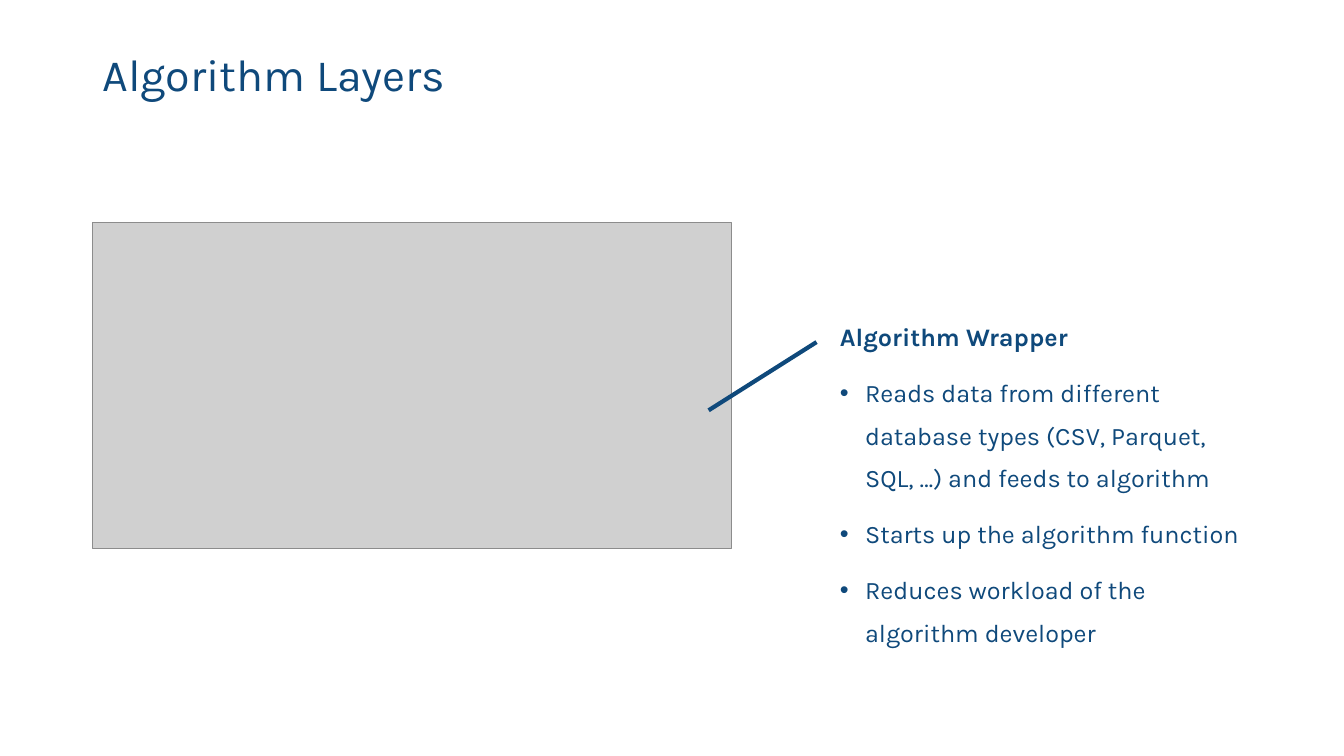
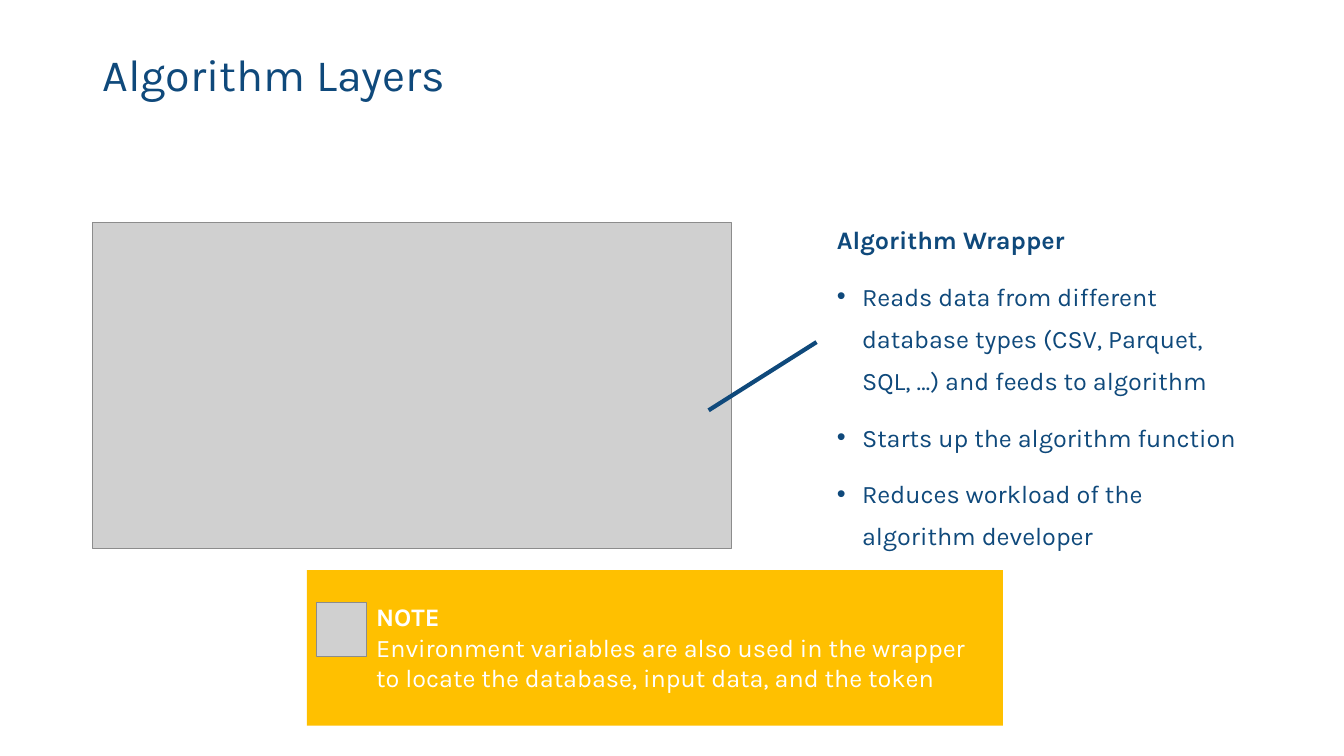
Before and after one commit to vantage6/vantage6-workshop, a slide deck: slide 6 of slides/chapter7_algorithm_development.pptx. Drawn at 1344x756 pixels with LibreOffice and Linux fonts; fonts in the diff are those of the drawing; grey boxes stand for pictures; background and template pictures are left out. Boxes give left, top, right and bottom in pixels: in the first picture for what was removed or moved away, otherwise in the second. Text is boxed around its words. In the diff, an @@ line names an element or a change of style, - is before the commit and + after.

```diff
--- a/slides/chapter7_algorithm_development.pptx
+++ b/slides/chapter7_algorithm_development.pptx
@@ text "Algorithm Wrapper": place and size @@
-text "Algorithm Wrapper" at [840,328,1239,648]
+text "Algorithm Wrapper" at [837,231,1236,552]
@@ rectangle added at [307,571,1003,726], fill #FFC000 @@
@@ picture added at [317,603,366,657] @@
@@ text added at [376,609,965,693], 18 pt, text #FFFFFF @@
+NOTE
+Environment variables are also used in the wrapper to locate the database, input data, and the token
```
Also in this commit, not shown: 6 other slides changed, 2 slides added.
